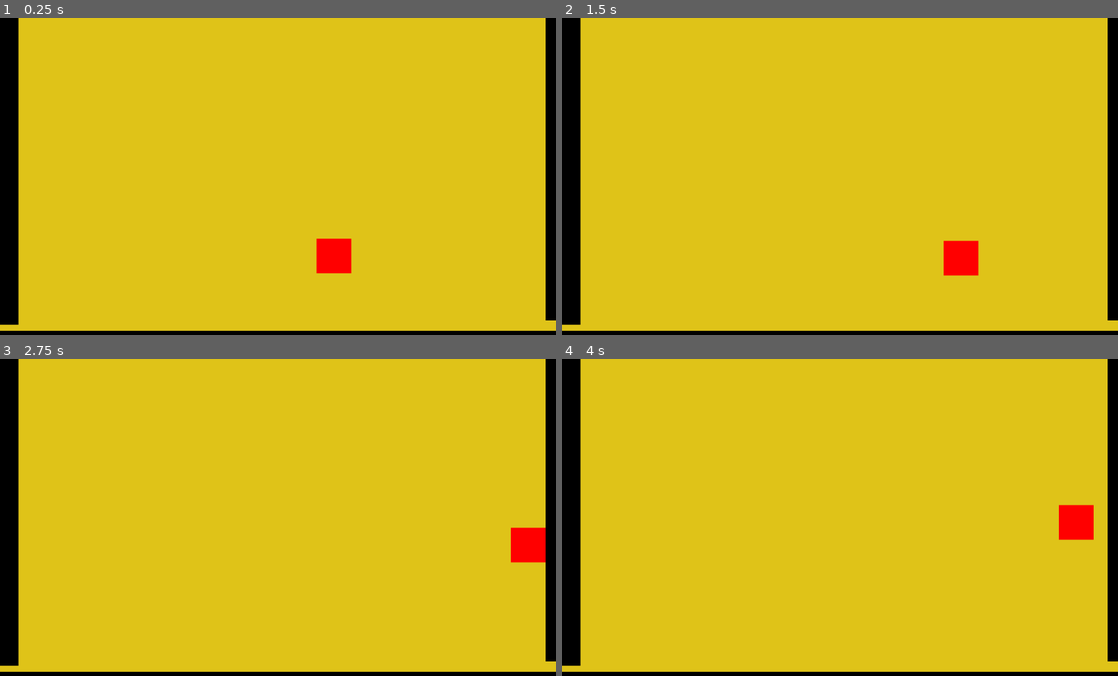
Above: before the commit, frames 1-4 (two rows, left to right).
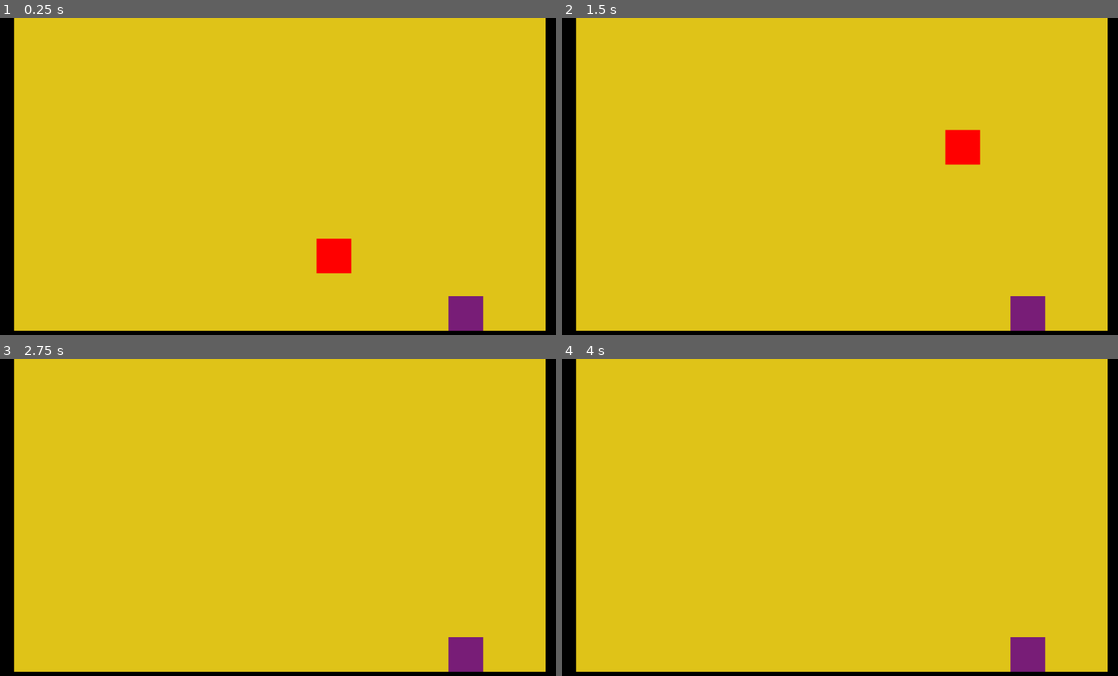
Above: after the commit, the same moments.

Repository: devmcclu/ESCAPE-A-Game-of-Boxes
Game: Godot game, scene res://Main.tscn
Same seed, same stepped clock (60 frames per second), same inputs: the game is played once before the commit and once after it.
Inputs:
- Up to frame 1 (0.25 s): no input
- Up to frame 2 (1.5 s): hold D (player_right) 0.53-1.28 s; tap Space (player_jump) at 0.6, 0.77, 1.07, 1.35 s; hold S (player_down) from 1.28 s (still down)
- Up to frame 3 (2.75 s): tap Space (player_jump) at 1.52, 1.82, 2.1 s; release S (player_down) at 2.03 s; hold D (player_right) from 2.03 s (still down)
- Up to frame 4 (4 s): tap Enter at 2.75 s; tap Space (player_jump) at 2.85, 3.02, 3.32, 3.5, 3.6, 3.77 s; release D (player_right) at 3.53 s; hold A (player_left) from 3.53 s (still down)

The runs differ from the first frame. In frame 1, 1.7% of the frame differs, in the area x 0-100%, y 0-99%; in frame 2, 3.1%; in frame 3, 2.4%; in frame 4, 2.4%.

Commit message:
Better physics

Diff:
--- a/Main.tscn
+++ b/Main.tscn
@@ -1,16 +1,11 @@
-[gd_scene load_steps=6 format=2]
+[gd_scene load_steps=5 format=2]
 
 [ext_resource path="res://Art/background.png" type="Texture" id=1]
-[ext_resource path="res://player.gd" type="Script" id=2]
-[ext_resource path="res://Art/player.png" type="Texture" id=3]
-[ext_resource path="res://wall.tscn" type="PackedScene" id=4]
+[ext_resource path="res://player.tscn" type="PackedScene" id=2]
+[ext_resource path="res://wall.tscn" type="PackedScene" id=3]
+[ext_resource path="res://block.tscn" type="PackedScene" id=4]
 
-[sub_resource type="RectangleShape2D" id=1]
-
-custom_solver_bias = 0.0
-extents = Vector2( 31.9565, 32.0836 )
-
-[node name="Main" type="Node" index="0"]
+[node name="Main" type="Node"]
 
 [node name="background" type="Sprite" parent="." index="0"]
 
@@ -19,59 +14,31 @@
 texture = ExtResource( 1 )
 _sections_unfolded = [ "Z Index" ]
 
-[node name="player" type="RigidBody2D" parent="." index="1"]
+[node name="player" parent="." index="1" instance=ExtResource( 2 )]
 
-position = Vector2( 615.15, 437.44 )
-input_pickable = false
-collision_layer = 1
-collision_mask = 1
-mode = 2
-mass = 1.0
-friction = 1.0
-bounce = 0.0
-gravity_scale = 1.0
-custom_integrator = false
-continuous_cd = 0
-contacts_reported = 0
-contact_monitor = false
-sleeping = false
-can_sleep = true
-linear_velocity = Vector2( 0, 0 )
-linear_damp = -1.0
-angular_velocity = 0.0
-angular_damp = -1.0
-script = ExtResource( 2 )
-__meta__ = {
-"_edit_group_": true
-}
-
-[node name="player_sprite" type="Sprite" parent="player" index="0"]
-
-texture = ExtResource( 3 )
-_sections_unfolded = [ "Transform", "Z Index" ]
-
-[node name="CollisionShape2D" type="CollisionShape2D" parent="player" index="1"]
-
-shape = SubResource( 1 )
-
-[node name="wall" parent="." index="2" instance=ExtResource( 4 )]
+[node name="wall" parent="." index="2" instance=ExtResource( 3 )]
 
 position = Vector2( 514.241, 609.514 )
 scale = Vector2( 17.3557, 1 )
 mode = 1
 
-[node name="wall2" parent="." index="3" instance=ExtResource( 4 )]
+[node name="wall2" parent="." index="3" instance=ExtResource( 3 )]
 
-position = Vector2( 1.77435, 11.215 )
+position = Vector2( -5.79901, 94.5225 )
 rotation = 1.5708
 scale = Vector2( 17.3557, 1 )
 mode = 1
 _sections_unfolded = [ "Angular", "Transform" ]
 
-[node name="wall3" parent="." index="4" instance=ExtResource( 4 )]
+[node name="wall3" parent="." index="4" instance=ExtResource( 3 )]
 
-position = Vector2( 1036.81, 3.6416 )
+position = Vector2( 1036.81, 86.949 )
 rotation = 1.5708
 scale = Vector2( 17.3557, 1 )
 mode = 1
 _sections_unfolded = [ "Angular", "Transform" ]
+
+[node name="block" parent="." index="5" instance=ExtResource( 4 )]
+
+position = Vector2( 857.656, 542.957 )
+mode = 2
--- /dev/null
+++ b/block.tscn
@@ -0,0 +1,38 @@
+[gd_scene load_steps=3 format=2]
+
+[ext_resource path="res://Art/block.png" type="Texture" id=1]
+
+[sub_resource type="RectangleShape2D" id=1]
+
+custom_solver_bias = 0.0
+extents = Vector2( 31.8153, 32.0937 )
+
+[node name="block" type="RigidBody2D"]
+
+input_pickable = false
+collision_layer = 1
+collision_mask = 1
+mode = 0
+mass = 1.0
+friction = 1.0
+bounce = 0.0
+gravity_scale = 1.0
+custom_integrator = false
+continuous_cd = 0
+contacts_reported = 0
+contact_monitor = false
+sleeping = false
+can_sleep = true
+linear_velocity = Vector2( 0, 0 )
+linear_damp = -1.0
+angular_velocity = 0.0
+angular_damp = -1.0
+
+[node name="block" type="Sprite" parent="." index="0"]
+
+texture = ExtResource( 1 )
+_sections_unfolded = [ "Transform" ]
+
+[node name="CollisionShape2D" type="CollisionShape2D" parent="." index="1"]
+
+shape = SubResource( 1 )
--- a/player.gd
+++ b/player.gd
@@ -5,17 +5,22 @@
 # var b = "textvar"
 
 var speed = 5
+var jump_height = 150
+var is_jumping = false
 
 func _ready():
 	# Called every time the node is added to the scene.
 	# Initialization here
 	pass
 
-func _process(delta):
-	# Called every frame. Delta is time since last frame.
-	# Update game logic here.
+func _physics_process(delta):
+
 	if Input.is_action_just_pressed("player_jump"):
-		self.apply_impulse(Vector2(0,0), Vector2(0,-50))
+		if self.is_jumping == false:
+			$Timer.start()
+		else:
+			pass
+		self.apply_impulse(Vector2(0,0), Vector2(0,-jump_height))
 	if Input.is_action_pressed("player_down"):
 		print("down bro")
 	if Input.is_action_pressed("player_left"):
@@ -23,3 +28,8 @@
 	if Input.is_action_pressed("player_right"):
 		self.apply_impulse(Vector2(0,0), Vector2(speed,0))
 	pass
+
+
+func _on_Timer_timeout():
+	self.is_jumping = false
+	pass # replace with function body
--- a/player.tscn
+++ b/player.tscn
@@ -8,7 +8,7 @@
 custom_solver_bias = 0.0
 extents = Vector2( 31.9565, 32.0836 )
 
-[node name="player" type="RigidBody2D"]
+[node name="player" type="RigidBody2D" index="0"]
 
 position = Vector2( 615.15, 437.44 )
 input_pickable = false
@@ -42,3 +42,12 @@
 [node name="CollisionShape2D" type="CollisionShape2D" parent="." index="1"]
 
 shape = SubResource( 1 )
+
+[node name="Timer" type="Timer" parent="." index="2"]
+
+process_mode = 1
+wait_time = 5.0
+one_shot = false
+autostart = false
+
+[connection signal="timeout" from="Timer" to="." method="_on_Timer_timeout"]
Binary file added: Art/block.png
Not shown, added: Art/block.png.import
